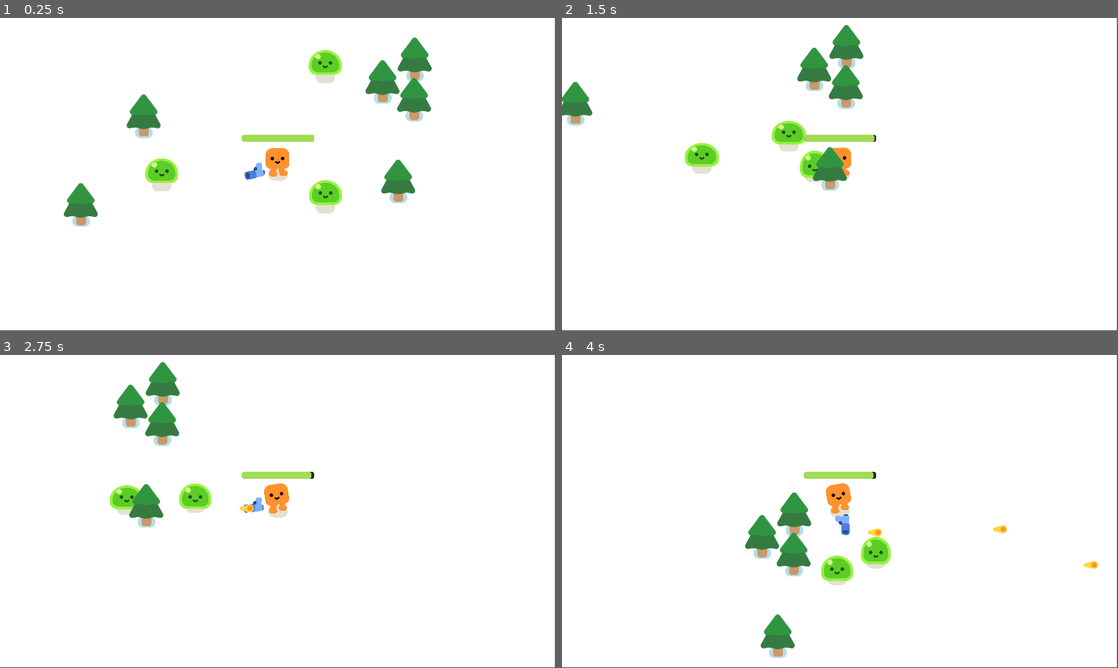
Above: before the commit, frames 1-4 (two rows, left to right).
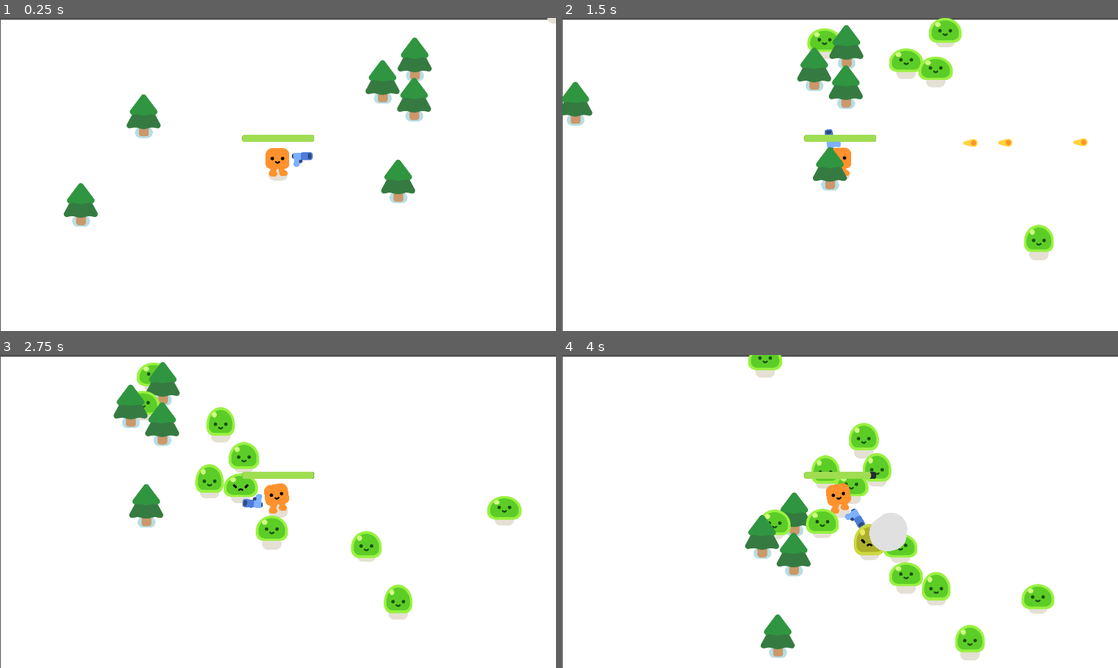
Above: after the commit, the same moments.

Repository: Rickory2021/godot-2d-project-tutorial
Game: Godot game, scene res://survivors_game.tscn
Same seed, same stepped clock (60 frames per second), same inputs: the game is played once before the commit and once after it.
Inputs:
- Up to frame 1 (0.25 s): no input
- Up to frame 2 (1.5 s): hold D (move_right) 0.53-1.28 s; hold S (move_down) from 1.28 s (still down)
- Up to frame 3 (2.75 s): release S (move_down) at 2.03 s; hold D (move_right) from 2.03 s (still down)
- Up to frame 4 (4 s): release D (move_right) at 2.78 s; hold W (move_up) 2.78-3.53 s; hold A (move_left) from 3.53 s (still down)

The runs differ from the first frame. In frame 1, 3.0% of the frame differs, in the area x 0-100%, y 0-100%; in frame 2, 4.9%; in frame 3, 6.1%; in frame 4, 7.8%.

Commit message:
feat: random spawning and game over

Diff:
--- a/player.tscn
+++ b/player.tscn
@@ -6,29 +6,6 @@
 
 [sub_resource type="CircleShape2D" id="CircleShape2D_onrkg"]
 radius = 30.0
-
-[sub_resource type="GDScript" id="GDScript_vk1bi"]
-script/source = "extends Area2D
-
-func _physics_process(delta: float) -> void:
-	var enemies_in_range = get_overlapping_bodies()
-	if enemies_in_range.size() > 0:
-		var target_enemy = enemies_in_range.front()
-		look_at(target_enemy.global_position)
-
-func shoot():
-	const BULLET = preload(\"res://bullet.tscn\")
-	var new_bullet = BULLET.instantiate()
-
-	new_bullet.global_position = %ShootingPoint.global_position
-	%ShootingPoint.add_child(new_bullet)
-
-
-
-
-func _on_timer_timeout() -> void:
-	shoot()
-"
 
 [sub_resource type="CircleShape2D" id="CircleShape2D_i3pqv"]
 radius = 36.124783
@@ -60,7 +37,6 @@
 
 [node name="Gun" parent="." unique_id=1448657922 instance=ExtResource("3_i3pqv")]
 position = Vector2(-1, -40)
-script = SubResource("GDScript_vk1bi")
 
 [node name="HurtBox" type="Area2D" parent="." unique_id=1788614795]
 unique_name_in_owner = true
--- a/project.godot
+++ b/project.godot
@@ -118,9 +118,8 @@
 
 [layer_names]
 
-2d_physics/layer_1="Primary"
-2d_physics/layer_2="Enemy"
 3d_physics/layer_2="player"
+2d_physics/main_scene="uid://c1sx7bic4uhdj"
 
 [rendering]
 
--- /dev/null
+++ b/survivors_game.gd
@@ -0,0 +1,21 @@
+extends Node2D
+
+func _ready():
+	for a in range(3):
+		spawn_mob()
+
+func spawn_mob():
+	var new_mob = preload("res://mob.tscn").instantiate()
+	%PathFollow2D.progress_ratio = randf()
+	new_mob.global_position = %PathFollow2D.global_position
+	add_child(new_mob)
+
+
+
+func _on_timer_timeout() -> void:
+	spawn_mob()
+
+
+func _on_player_health_depleted() -> void:
+	%GameOver.visible = true
+	get_tree().paused = true
--- a/survivors_game.tscn
+++ b/survivors_game.tscn
@@ -1,23 +1,39 @@
 [gd_scene format=3 uid="uid://swcb8q32cvqi"]
 
 [ext_resource type="PackedScene" uid="uid://c1sx7bic4uhdj" path="res://player.tscn" id="1_3cish"]
-[ext_resource type="PackedScene" uid="uid://y38gte5o0xf8" path="res://mob.tscn" id="3_l26od"]
+[ext_resource type="Script" uid="uid://c1bfau31nfqio" path="res://survivors_game.gd" id="1_qqaft"]
 [ext_resource type="PackedScene" uid="uid://dq3r015sr1uql" path="res://pine_tree.tscn" id="3_qqaft"]
+
+[sub_resource type="Curve2D" id="Curve2D_7jj1j"]
+_data = {
+"points": PackedVector2Array(0, 0, 0, 0, -75, -186, 0, 0, 0, 0, 1983, -191, 0, 0, 0, 0, 1973, 1095)
+}
+point_count = 3
 
 [node name="Game" type="Node2D" unique_id=1220307206]
 y_sort_enabled = true
+script = ExtResource("1_qqaft")
 
 [node name="CanvasLayer" type="CanvasLayer" parent="." unique_id=1511562223]
 layer = -100
 
 [node name="ColorRect" type="ColorRect" parent="CanvasLayer" unique_id=1796055482]
-offset_left = -1.0
-offset_top = -1.0
-offset_right = 1917.0
-offset_bottom = 1078.0
+offset_left = 2.0
+offset_top = 6.0
+offset_right = 1920.0
+offset_bottom = 1085.0
 
 [node name="Player" parent="." unique_id=1185239665 instance=ExtResource("1_3cish")]
 position = Vector2(895, 678)
+
+[node name="Path2D" type="Path2D" parent="Player" unique_id=1505127702]
+position = Vector2(-895, -593)
+curve = SubResource("Curve2D_7jj1j")
+
+[node name="PathFollow2D" type="PathFollow2D" parent="Player/Path2D" unique_id=1224356983]
+unique_name_in_owner = true
+position = Vector2(-75, -186)
+rotation = -0.0024295386
 
 [node name="PineTree" parent="." unique_id=921423718 instance=ExtResource("3_qqaft")]
 position = Vector2(432, 533)
@@ -37,11 +53,37 @@
 [node name="PineTree6" parent="." unique_id=1219571323 instance=ExtResource("3_qqaft")]
 position = Vector2(1311, 758)
 
-[node name="Mob" parent="." unique_id=1624493223 instance=ExtResource("3_l26od")]
-position = Vector2(419, 723)
+[node name="Timer" type="Timer" parent="." unique_id=503063124]
+wait_time = 0.3
+autostart = true
 
-[node name="Mob2" parent="." unique_id=1477714736 instance=ExtResource("3_l26od")]
-position = Vector2(1091, 275)
+[node name="GameOver" type="CanvasLayer" parent="." unique_id=1433594799]
+unique_name_in_owner = true
+visible = false
 
-[node name="Mob3" parent="." unique_id=1037212753 instance=ExtResource("3_l26od")]
-position = Vector2(1121, 834)
+[node name="ColorRect" type="ColorRect" parent="GameOver" unique_id=1641532496]
+anchors_preset = 15
+anchor_right = 1.0
+anchor_bottom = 1.0
+grow_horizontal = 2
+grow_vertical = 2
+color = Color(0, 0, 0, 0.5137255)
+
+[node name="Label" type="Label" parent="GameOver/ColorRect" unique_id=1599473778]
+layout_mode = 1
+anchors_preset = 8
+anchor_left = 0.5
+anchor_top = 0.5
+anchor_right = 0.5
+anchor_bottom = 0.5
+offset_left = -43.5
+offset_top = -11.5
+offset_right = 43.5
+offset_bottom = 11.5
+grow_horizontal = 2
+grow_vertical = 2
+theme_override_font_sizes/font_size = 228
+text = "Game Over"
+
+[connection signal="health_depleted" from="Player" to="." method="_on_player_health_depleted"]
+[connection signal="timeout" from="Timer" to="." method="_on_timer_timeout"]
Not shown, added: survivors_game.gd.uid
